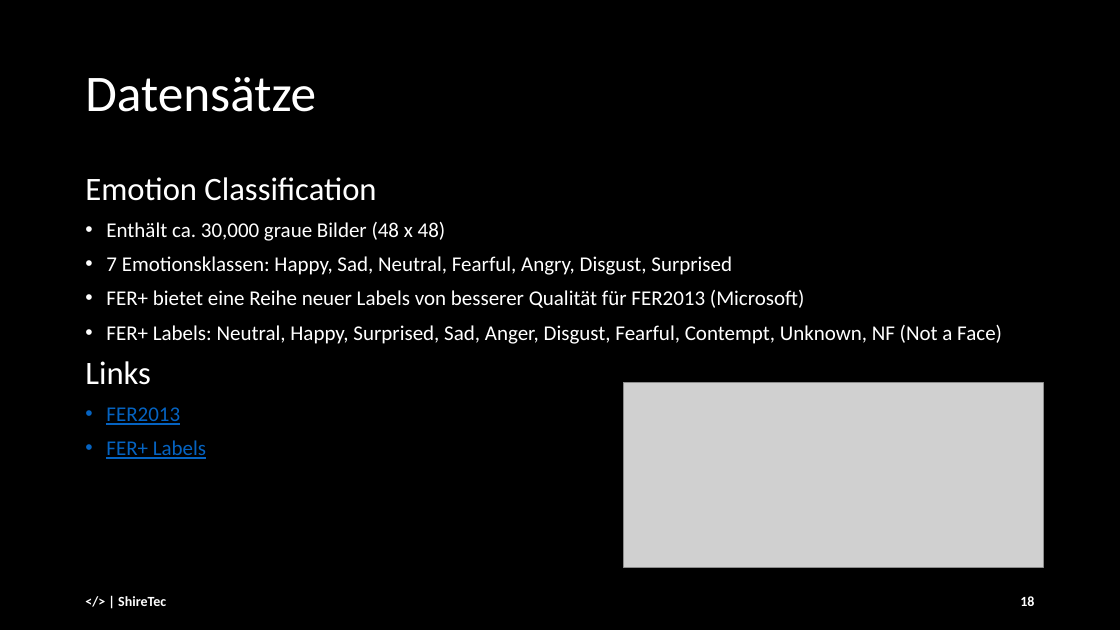
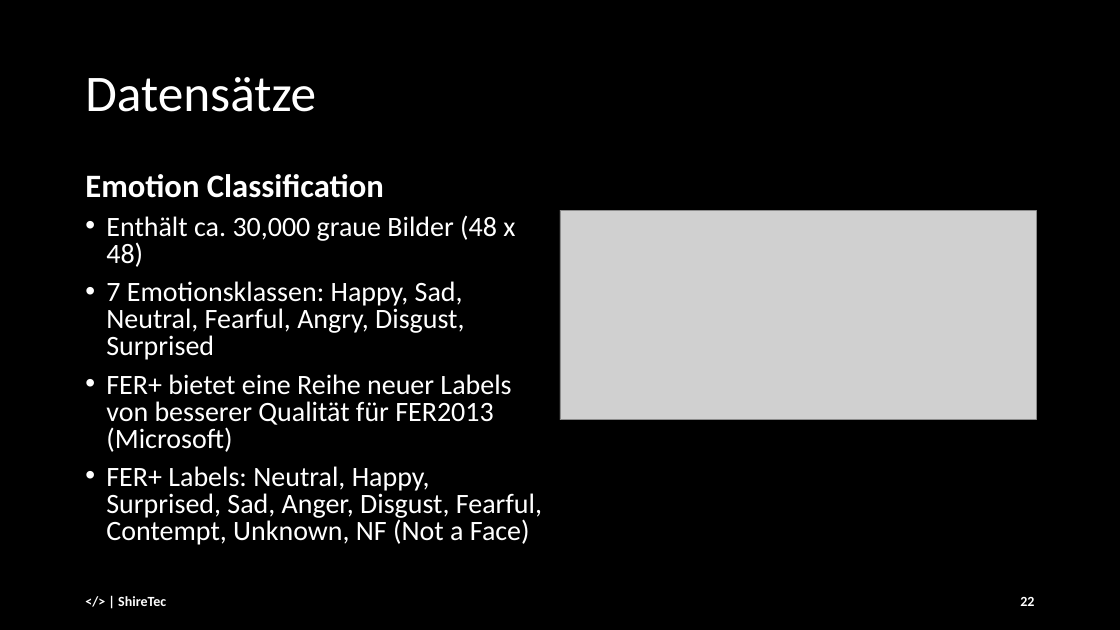
Before and after one commit to andre-anan-gilbert/Real-time-Facial-Age-and-Emotion-Recognition, a slide deck: slide 22 of docs/Final_Presentation_25_01_ [Autosaved].pptx (slide 18 before the commit). Drawn at 1120x630 pixels with LibreOffice and Linux fonts; fonts in the diff are those of the drawing; grey boxes stand for pictures. Boxes give left, top, right and bottom in pixels: in the first picture for what was removed or moved away, otherwise in the second. Text is boxed around its words. In the diff, an @@ line names an element or a change of style, - is before the commit and + after.

```diff
--- a/docs/Final_Presentation_25_01_ [Autosaved].pptx
+++ b/docs/Final_Presentation_25_01_ [Autosaved].pptx
@@ text "Emotion Classification" at box(85, 174, 542, 545): bold on in "Emotion Classification"; size 18 to 24 pt; line spacing 0.9 to 0.8 @@
@@ picture: place and size @@
-picture at box(623, 383, 1043, 568)
+picture at box(560, 210, 1037, 419)
@@ text at box(85, 361, 206, 459): paragraphs removed @@
-Links
-• FER2013
-• FER+ Labels
@@ page number at box(1020, 597, 1034, 606): text changed @@
-18
+22
```
Also in this commit, not shown: 18 other slides changed, 7 slides added, 1 slide removed.
